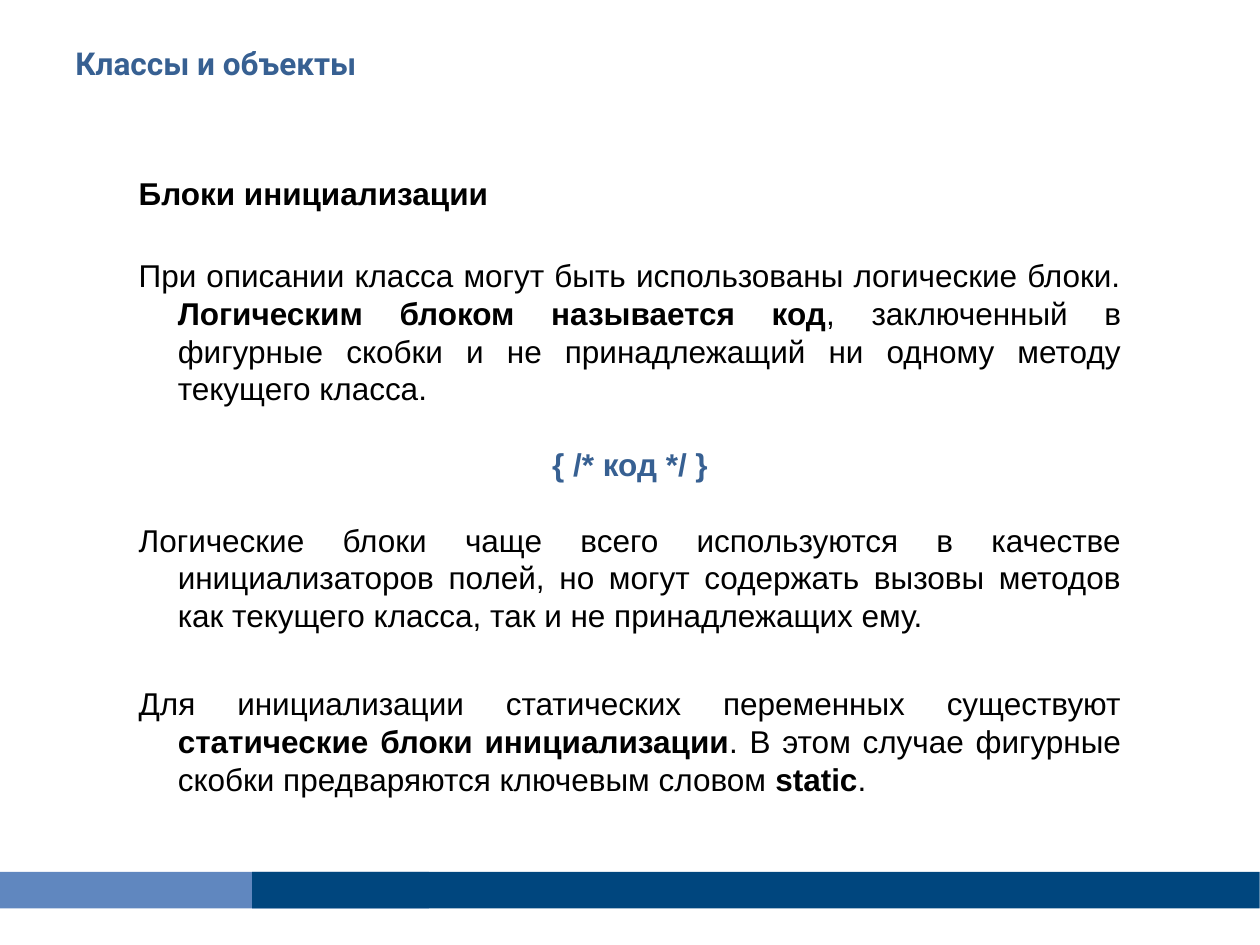
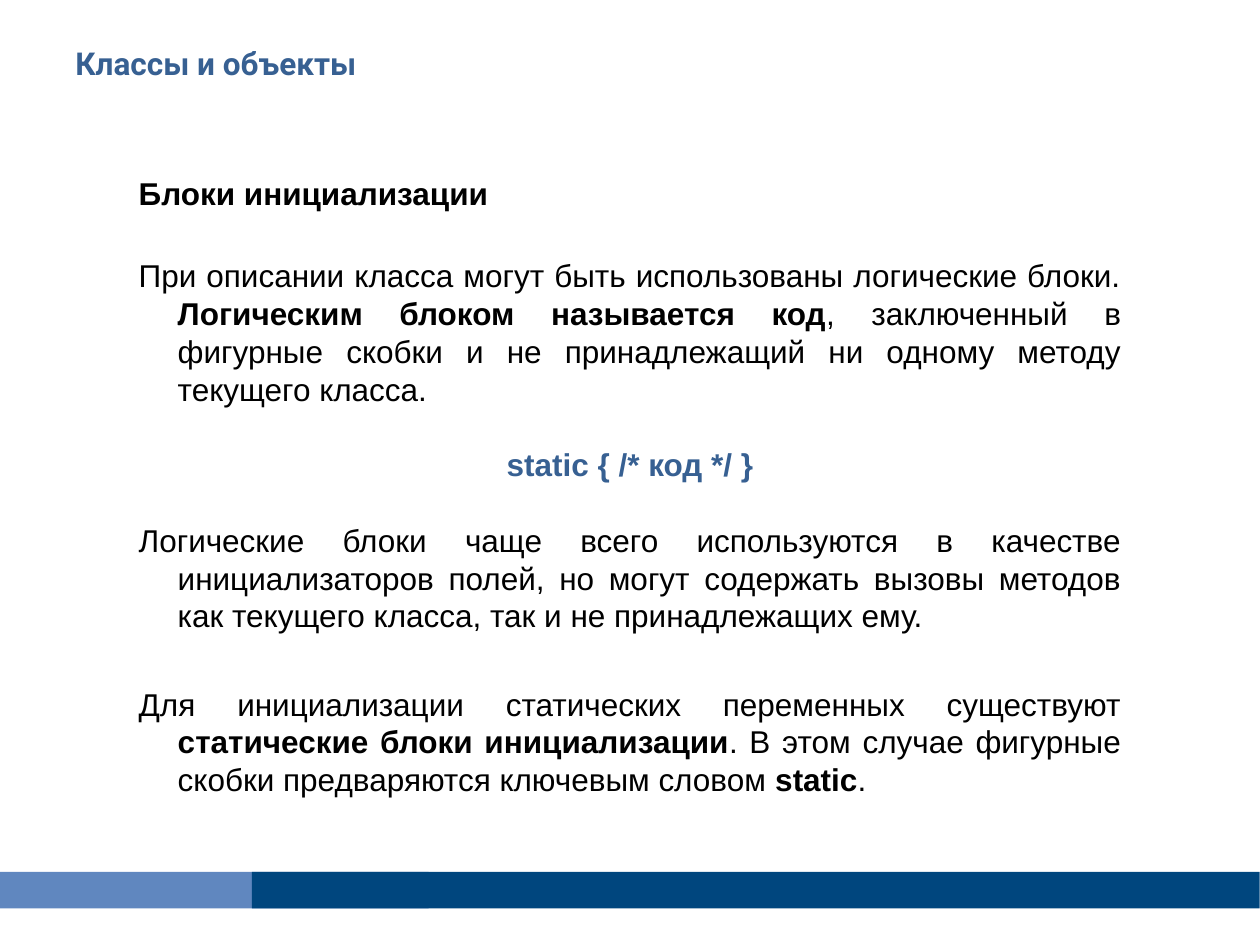
Before and after one commit to Vyacheslav2023/javase0111, a slide deck: slide 44 of presentation/JavaSE106OOP.pptx. Drawn at 1260x945 pixels with LibreOffice and Linux fonts; fonts in the diff are those of the drawing. Boxes give left, top, right and bottom in pixels: in the first picture for what was removed or moved away, otherwise in the second. Text is boxed around its words. In the diff, an @@ line names an element or a change of style, - is before the commit and + after.

```diff
--- a/presentation/JavaSE106OOP.pptx
+++ b/presentation/JavaSE106OOP.pptx
@@ text at [507, 453, 702, 482]: text changed @@
-{ /* код */ }
+static { /* код */ }
```
Also in this commit, not shown: 14 other slides changed, 34 other files.
